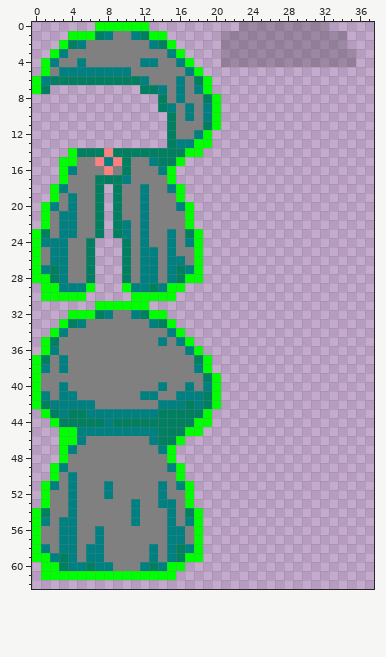
Pixel-art sprite: Assets/CoreData/Items/Equipments/Cloaks1/Cloaks1.png. The first picture shows the starting point.
The file is 64x64 pixels. Shown: x 0..37, y 0..62.
Now the later version:
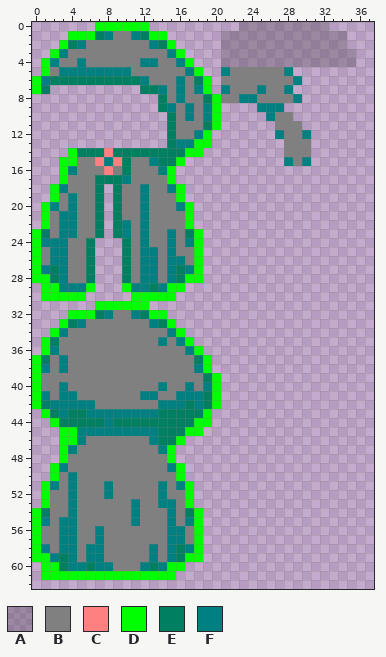
Palette (. is transparent): A #00000033  B #808080  C #ff8080  D #00ff00  E #008060  F #008080
Change:
y 5: x 21..28 ........ -> FBBBBBBF
y 6: x 21..29 ......... -> BBBBBBBBF
y 7: x 21..28 ........ -> FBBBFBBF
y 8: x 21..29 ......... -> BBFFBBBBF
y 9: x 25..27 ... -> FFF
y 10: x 26..28 ... -> FBB
y 11: x 27..29 ... -> BBB
y 12: x 27..30 .... -> FBBF
y 13..14: x 28..30 ... -> BBB
y 15: x 28..30 ... -> FBF
